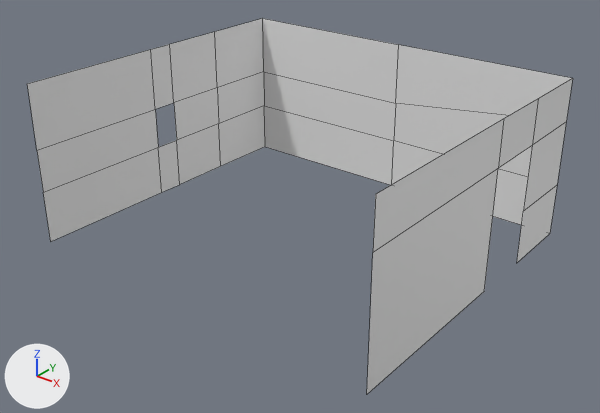
The FBX model VR escaper room/Assets/Stan/Models/Rooms/Kantoor.fbx: old version first, new version second.
Both versions are drawn from a camera (50 mm lens) standing at (8.45, -10.64, 7.22) and looking at (0.17, -0.29, 0.8). The axes (+X, +Y, +Z) are drawn at lower left. The lights are the same throughout. Mesh edges are drawn as thin lines. Where no turn or scale is listed for an object, it has been applied to the vertices.
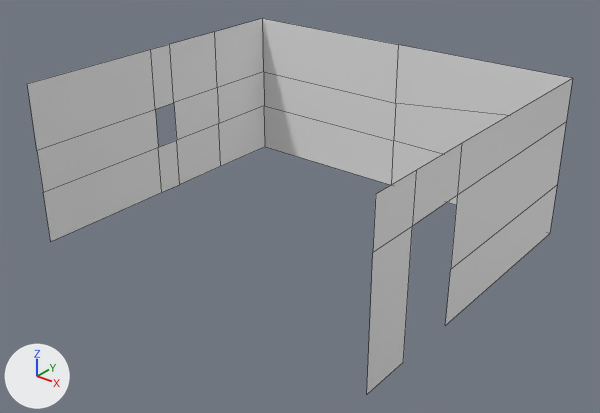
Where the change shows, as pixel boxes (x1, y1, x2, y2) in the pictures (600 x 413 px; the box of a moved part takes in the faces that stretch with it):
part 1 of me_cube_010, moved or reshaped
    both: (367, 78, 573, 394)

The change in detail:
me_cube_010 has 38 vertices, 23 faces and spans x -3.5..3.5, y -3.0..3.0, z 0.0..3.0.
me_cube_010 is used by ob_cube_001; location (0.0, 0.0, 0.0).
Before the commit, vertices of me_cube_010: 1 (3.5, 1.6, 3.0) at pixel (538, 98), 2 (3.5, 1.6, 0.0) at pixel (516, 263), 3 (3.5, 0.4, 0.0) at pixel (484, 291), 4 (3.5, 0.4, 3.0) at pixel (503, 118), 6 (3.5, 1.6, 2.21) at pixel (532, 145).
Before the commit, vertices of me_cube_010: 7 (3.5, 0.4, 2.2) at pixel (498, 168), 11 (3.5, 1.6, 1.0) at pixel (523, 211).
Part 1, on me_cube_010:
Vertices 1 to 4, 6, 7, 11 of me_cube_010 move by (0.0, -2.48, 0.0).
